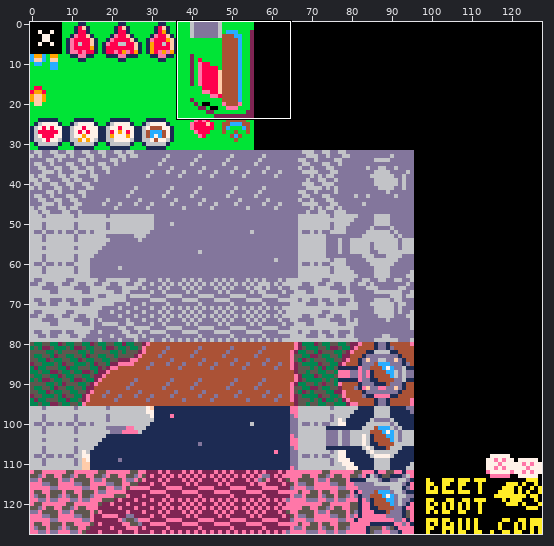
Pixel-art file, stored at graphics/spritesheet_main.aseprite. The first picture is a wide view before the edit; the outline marks the close-up.
Close-up. Old version:
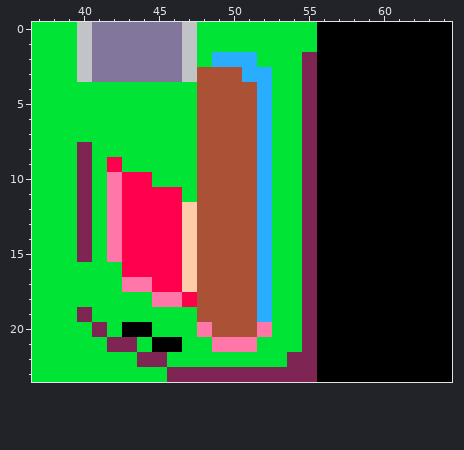
128x128 pixels, 1 frame. Shown: x 37..64, y 0..23.
Once edited:
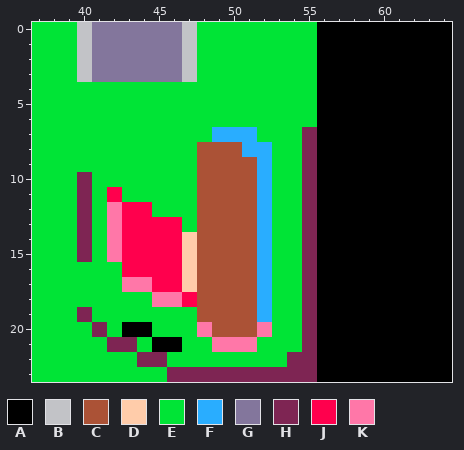
Palette (. is transparent): A #000000  B #c2c3c7  C #ab5236  D #ffccaa  E #00e436  F #29adff  G #83769c  H #7e2553  J #ff004d  K #ff77a8
The author wrote: polished score in HUD
What changed:
Layer "HUD":
The edit turns colour C into colour E in row 3 at x 48 to 50; in rows 4 to 6 at x 48 to 51; in row 7 at x 48.
The edit turns colour D into colour E in rows 12 to 13 at x 47.
The edit turns colour F into colour E in row 2 at x 49 to 51; in row 3 at x 51 to 52; in rows 4 to 7 at x 52.
The edit turns colour H into colour E in rows 2 to 6 at x 55; in rows 8 to 9 at x 40.
The edit turns colour J into colour E in row 9 at x 42; in row 10 at x 43 to 44; in row 11 at x 43 to 46; in row 12 at x 45 to 46.
The edit turns colour K into colour E in row 10 at x 42.
The edit turns colour C into colour F in row 7 at x 49 to 51; in row 8 at x 51.
The edit turns colour K into colour J in row 11 at x 42.
